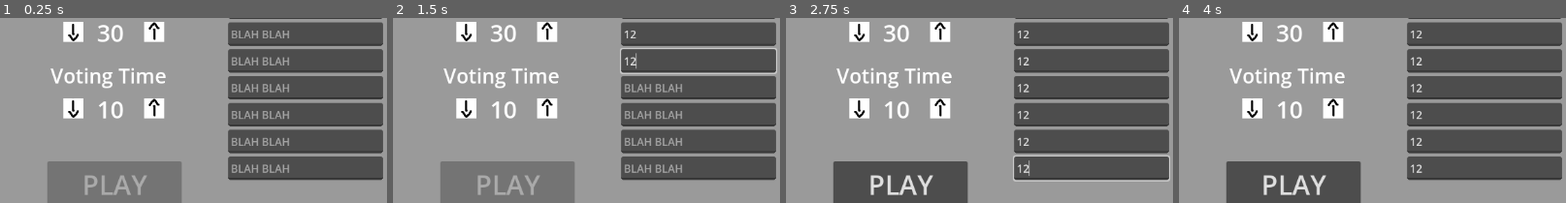
Above: before the commit, frames 1-4 (left to right).
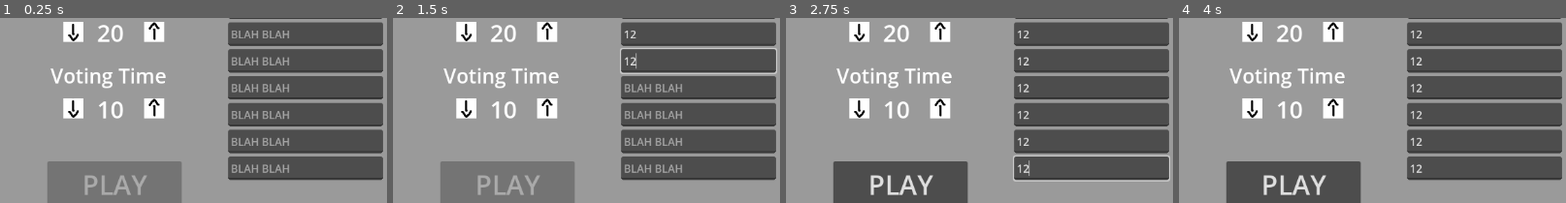
Above: after the commit, the same moments.

Repository: Beepered/WouldYouPressTheButton-Special
Game: Godot game, scene res://scenes/main_menu.tscn
Same seed, same stepped clock (60 frames per second), same inputs: the game is played once before the commit and once after it.
Inputs (mouse positions are % of the whole screen's width and height, from its top left):
- Up to frame 1 (0.25 s): no input
- Up to frame 2 (1.5 s): click (75, 31) at 0.52 s; type "12" at 0.6 s; click (75, 39) at 0.75 s; type "12" at 0.83 s; click (75, 46) at 0.98 s; type "12" at 1.07 s; click (75, 53) at 1.27 s; type "12" at 1.35 s
- Up to frame 3 (2.75 s): click (75, 60) at 1.5 s; type "12" at 1.58 s; click (75, 68) at 1.73 s; type "12" at 1.82 s; click (75, 75) at 2.02 s; type "12" at 2.1 s; click (75, 82) at 2.25 s; type "12" at 2.33 s
- Up to frame 4 (4 s): click "Play" at 2.75 s; click "Play" at 3.5 s
The pictures show only the part of the screen within x 36-86%, y 42-91%; the shares and areas given below are measured in that part.

The runs differ from the first frame. In frame 1, 0.1% of the frame differs, in the area x 25-29%, y 4-14%; in frame 2, 0.1%; in frame 3, 0.1%; in frame 4, 0.1%.

Commit message:
testing button "stages"

Diff:
--- a/wouldyoupressthebutton-special/scenes/PlayScene.tscn
+++ b/wouldyoupressthebutton-special/scenes/PlayScene.tscn
@@ -32,3 +32,4 @@
 vertical_alignment = 1
 
 [node name="Timer" type="Timer" parent="Discussion"]
+one_shot = true
--- a/wouldyoupressthebutton-special/scripts/global.gd
+++ b/wouldyoupressthebutton-special/scripts/global.gd
@@ -1,11 +1,11 @@
-# a script that is set to Autoload
-# Project, Project Settings, Globals
+# Script that is set to Autoload
+# Go to: Project, Project Settings, Globals
 
 extends Node
 
 var numPlayers = 0
 var numRounds = 5
-var discussTime = 30
+var discussTime = 20
 var voteTime = 10
 
 var playerNames = []
--- a/wouldyoupressthebutton-special/scripts/menu/main_menu.gd
+++ b/wouldyoupressthebutton-special/scripts/menu/main_menu.gd
@@ -33,10 +33,9 @@
 	for name in playerNames:
 		if(name.text != ""):
 			Global.playerNames.push_back(name.text)
-	print(Global.playerNames)
 	get_tree().change_scene_to_file("res://scenes/PlayScene.tscn")
 
-func checkNumPlayers():
+func checkNumPlayers(): # doesn't check if names are different if you want to do that
 	var count = 0
 	for name in playerNames:
 		if(name.text != ""):
--- a/wouldyoupressthebutton-special/scripts/play/discussion.gd
+++ b/wouldyoupressthebutton-special/scripts/play/discussion.gd
@@ -1,12 +1,43 @@
 extends CanvasLayer
 
+@onready var progressBar = $"../ProgressBar"
+@onready var timer = $Timer
+@onready var prompt = $prompt
+var roundNum = 1
 
-@onready var timer = $Timer
 func _ready() -> void:
-	timer.timeout = Global.discussTime
+	stage()
 
 func _process(delta: float) -> void:
-	pass
+	progressBar.value = (timer.time_left / timer.wait_time) * 100
 
-func begin_discussion():
+func stage():
+	var time = 0;
+	match roundNum:
+		1:
+			prompt.text = "stage 1: show initial prompt"
+			time = 1
+		2:
+			prompt.text = "stage 1: vote 1"
+			time = 1#Global.voteTime
+		3:
+			prompt.text = "stage 2: divide roles"
+			time = 1#Global.discussTime
+		4:
+			prompt.text = "stage 3: person A present"
+			time = 1#Global.discussTime
+		5:
+			prompt.text = "stage 3: person B present"
+			time = 1#Global.discussTime
+		6:
+			prompt.text = "stage 4: vote 2"
+			time = 1#Global.voteTime
+			roundNum = 1
+		_:
+			prompt.text = "default"
+			time = 2
+			roundNum = 1
+	roundNum += 1
+	timer.wait_time = time
+	timer.timeout.connect(stage)
 	timer.start()
